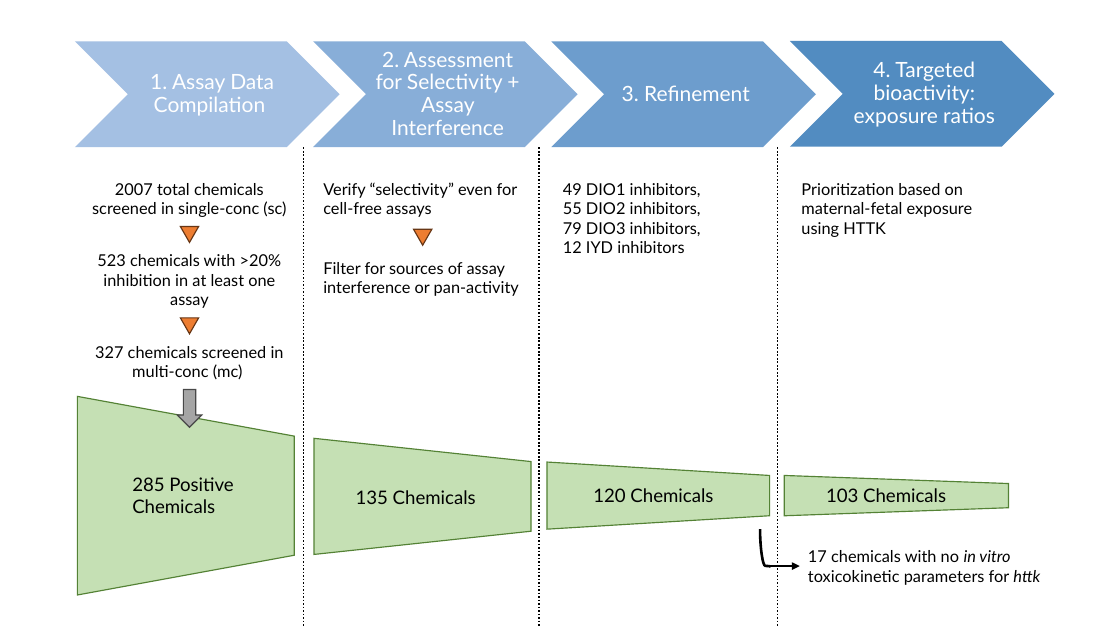
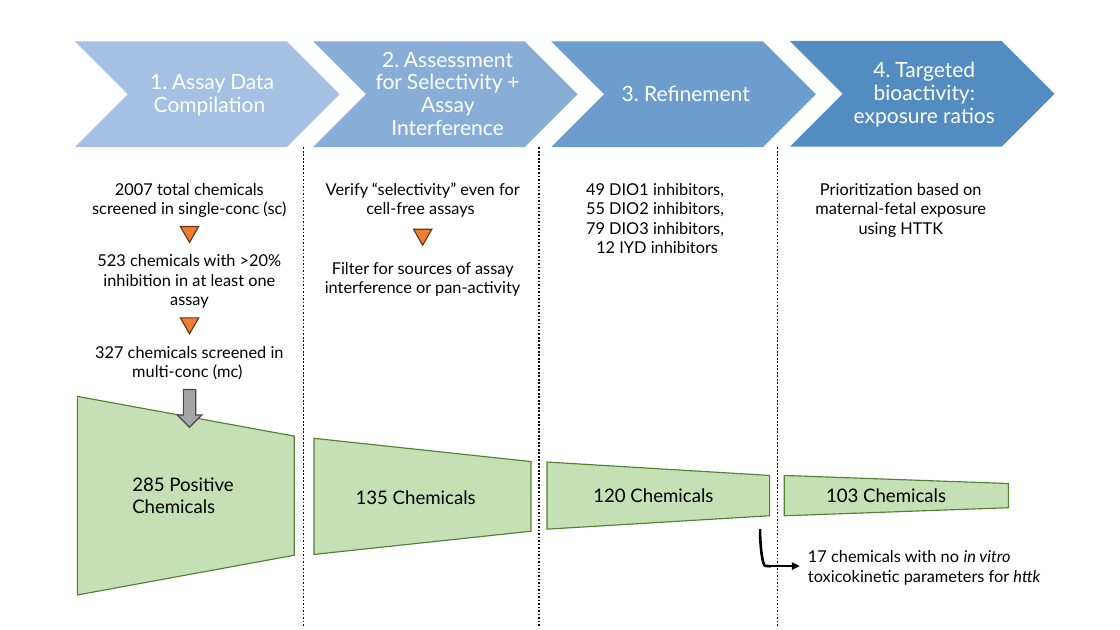
Before and after one commit to USEPA/CompTox-thyroid-httk, a slide deck: slide 1 of figures/fig1-workflow.pptx. Drawn at 1120x630 pixels with LibreOffice and Linux fonts; fonts in the diff are those of the drawing. Boxes give left, top, right and bottom in pixels: in the first picture for what was removed or moved away, otherwise in the second. Text is boxed around its words. In the diff, an @@ line names an element or a change of style, - is before the commit and + after.

```diff
--- a/figures/fig1-workflow.pptx
+++ b/figures/fig1-workflow.pptx
@@ alignment left to centre in 4 elements at (326,182,520,217), (586,183,724,253), (815,183,987,237), (325,262,520,296) @@
```
Also in this commit, not shown: 2 other files.
